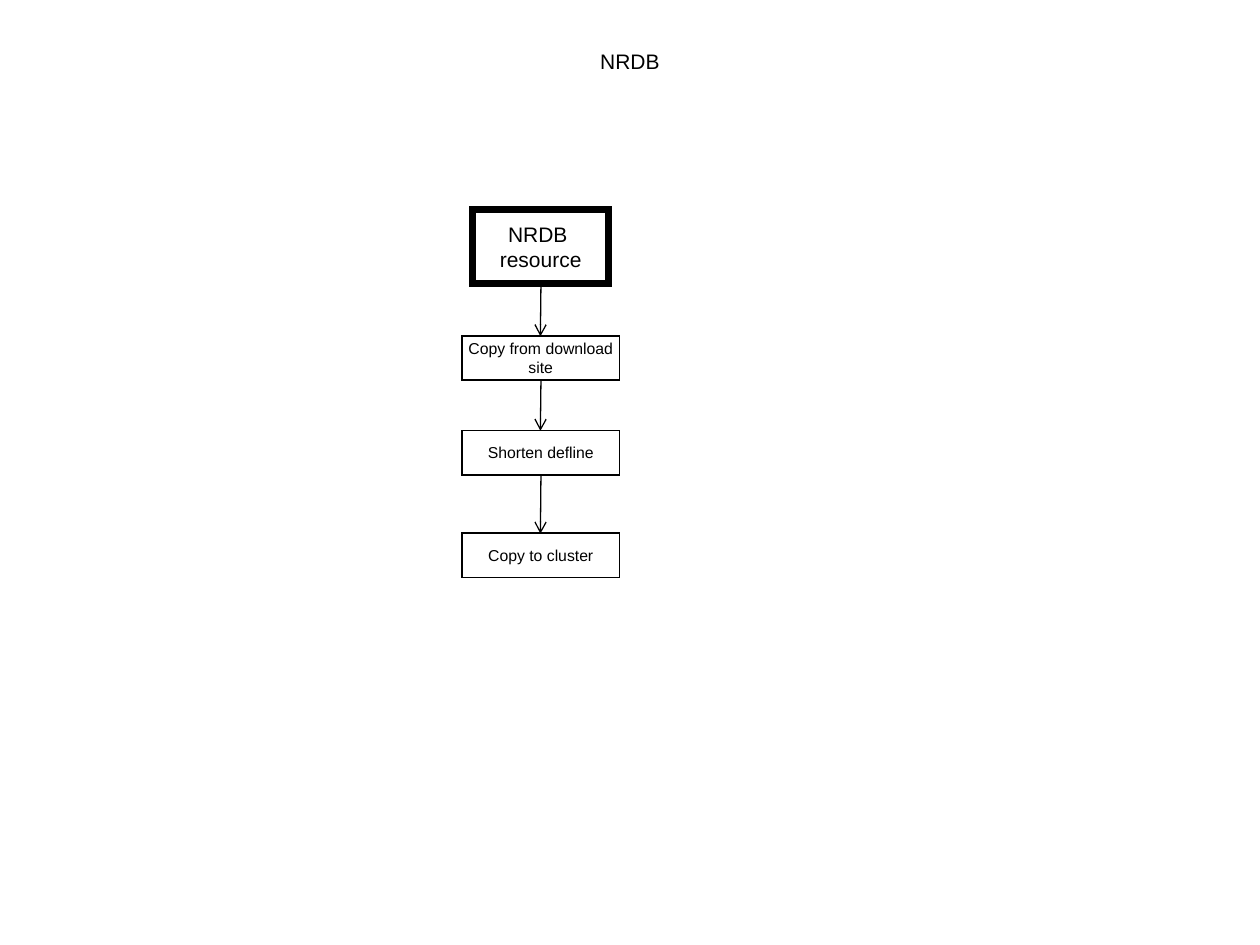
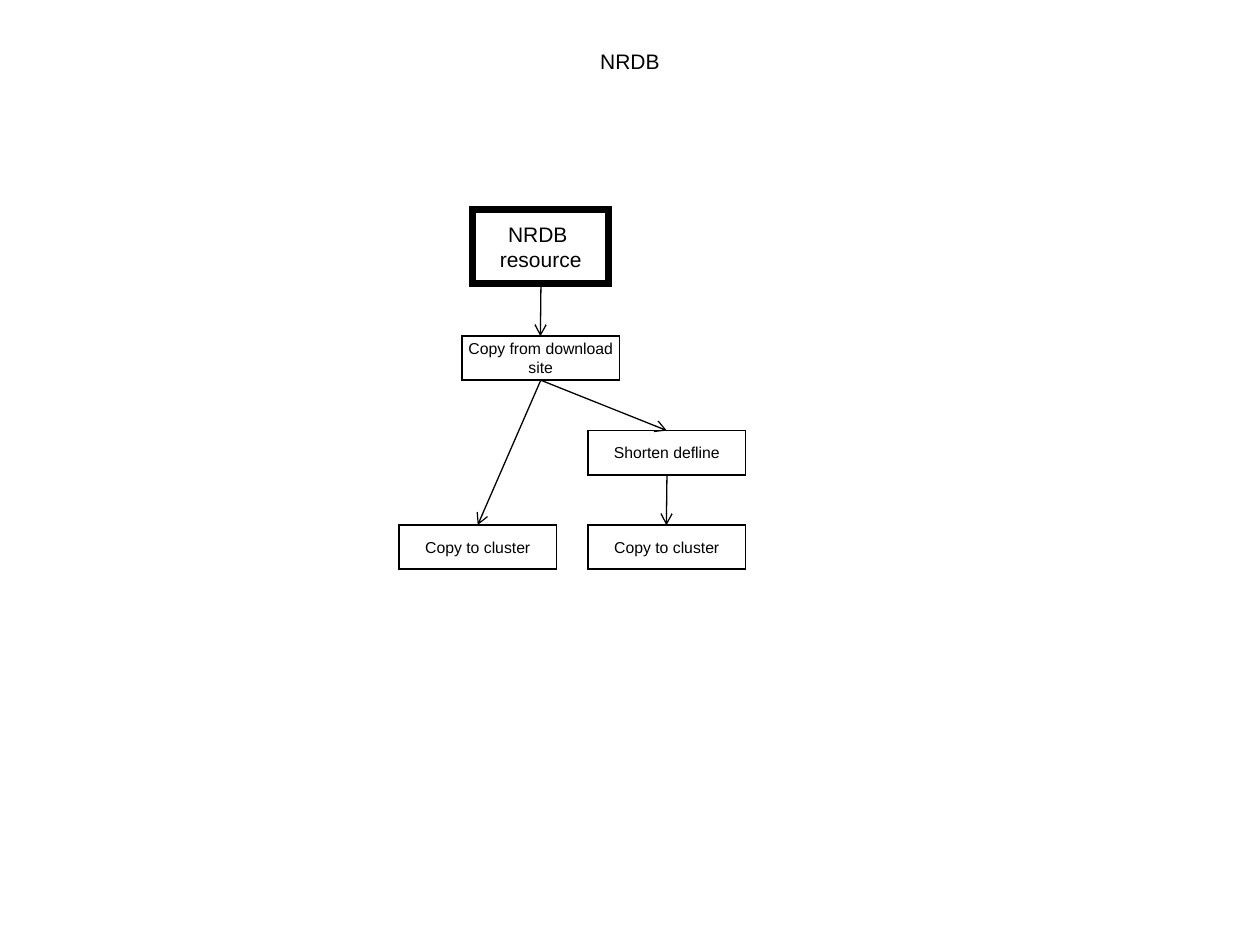
Before and after one commit to VEuPathDB/ApiCommonData, a slide deck: slide 7 of Load/doc/workflow/plasmodb/7.7/ApiWorkFlow.ppt. Drawn at 1260x945 pixels with LibreOffice and Linux fonts; fonts in the diff are those of the drawing. Boxes give left, top, right and bottom in pixels: in the first picture for what was removed or moved away, otherwise in the second. Text is boxed around its words. In the diff, an @@ line names an element or a change of style, - is before the commit and + after.

```diff
--- a/Load/doc/workflow/plasmodb/7.7/ApiWorkFlow.ppt
+++ b/Load/doc/workflow/plasmodb/7.7/ApiWorkFlow.ppt
@@ arrow added from (541, 381) to (478, 525), #000000 0.74 pt @@
@@ arrow moved from (541, 381) - (541, 431) to (541, 381) - (667, 431) @@
@@ rectangle "Shorten defline": place and size @@
-rectangle "Shorten defline" at [462,431,620,475]
+rectangle "Shorten defline" at [588,431,746,475]
@@ arrow moved from (541, 475) - (541, 534) to (667, 475) - (667, 525) @@
@@ rectangle added at [399,525,557,570], outline #000000 0.99 pt, 9 pt, text #000000 @@
+Copy to cluster
@@ rectangle "Copy to cluster": place and size @@
-rectangle "Copy to cluster" at [462,533,620,577]
+rectangle "Copy to cluster" at [588,525,746,570]
```
Also in this commit, not shown: 1 other slide changed, 4 other files.
